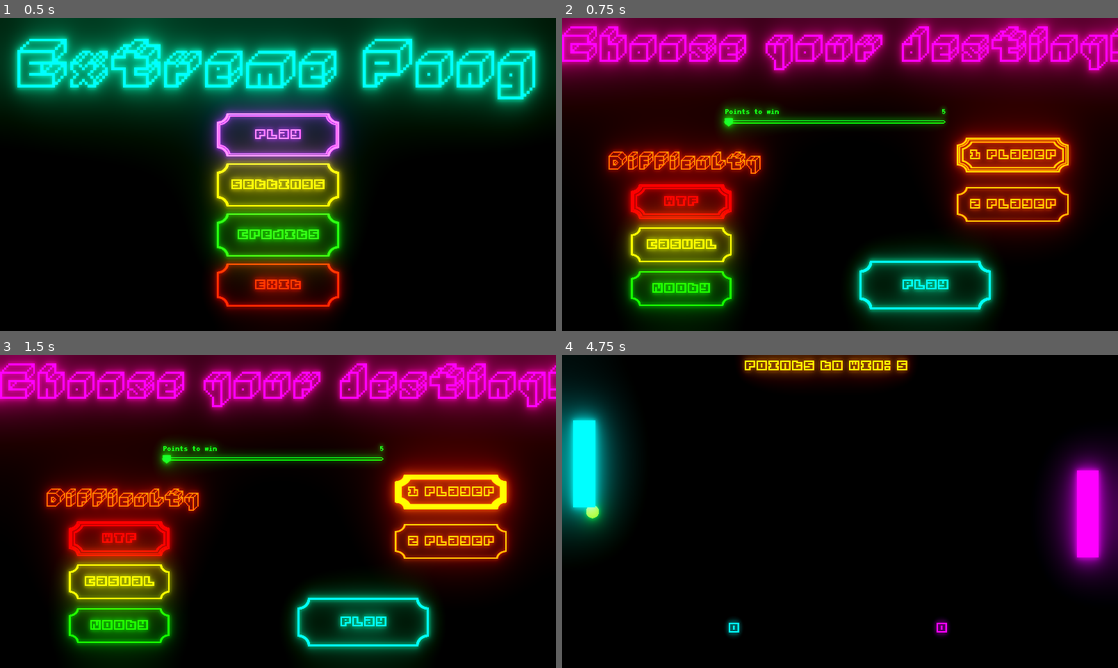
Above: before the commit, frames 1-4 (two rows, left to right).
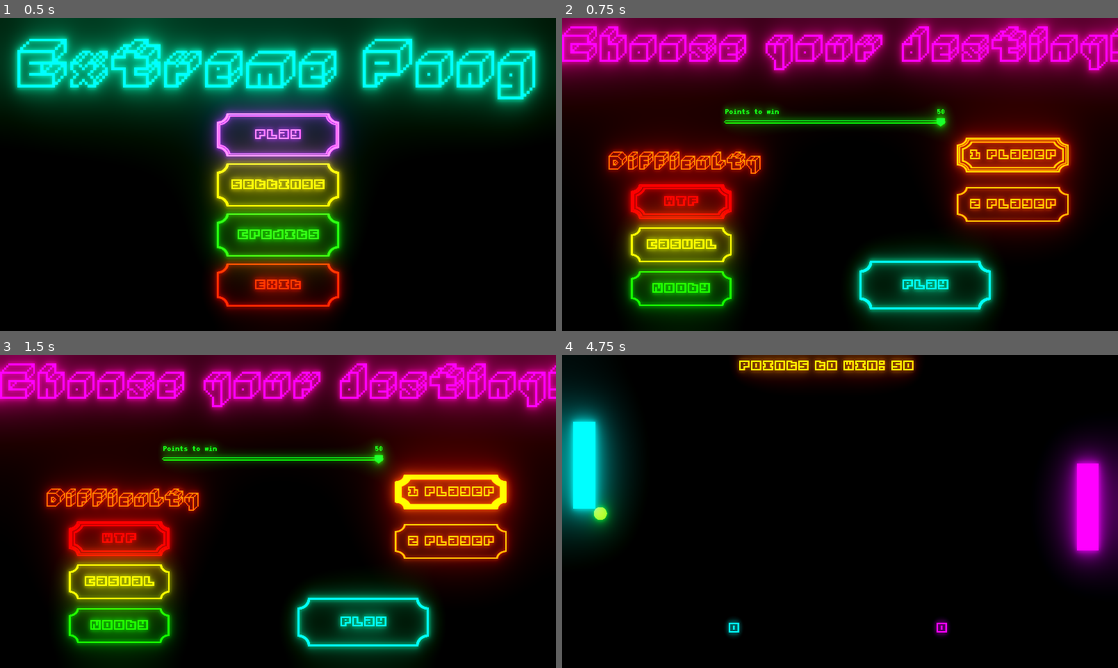
Above: after the commit, the same moments.

Repository: swip3798/ExtremePong
Game: Godot game, scene res://Objects/Main Menu.tscn
Two runs of this game, one before a commit and one after it. Both use one fixed random seed, a clock stepped at 60 frames per second and the inputs below.
Inputs (mouse positions are in pixels of both pictures, inside the frame that each line leads up to):
- Up to frame 1 (0.5 s): no input
- Up to frame 2 (0.75 s): click "Play" at 0.5 s
- Up to frame 3 (1.5 s): click "1 Player" at 1.25 s
- Up to frame 4 (4.75 s): click "1 Player" at 2 s; click "Play" at 2.75 s; move the mouse to (962, 495) at 3.52 s; hold W (ui_up) 3.53-4.28 s; click (962, 495) at 3.67 s; move the mouse to (728, 527) at 4.27 s; hold S (ui_down) from 4.28 s (still down)

Frame 1 is identical in both runs. In frame 2, 0.5% of the frame differs, in the area x 28-70%, y 27-37%; in frame 3, 0.5%; in frame 4, 1.8%, in the area x 2-98%, y 0-69%.

Commit message:
Uncouple physics calculation from framerate

Diff:
--- a/Objects/Ball.gd
+++ b/Objects/Ball.gd
@@ -17,9 +17,10 @@
 	coll = get_node("Area2D/CollisionShape2D")
 	size =  get_node("Sprite").get_texture().get_size() * get_scale()
 
-func _process(delta):
+func _physics_process(delta):
 	move(delta)
 	#print(speedFactor)
+
 
 
 func move(delta):
--- a/Objects/KeyboardController1.gd
+++ b/Objects/KeyboardController1.gd
@@ -9,7 +9,7 @@
 	Player = player
 	set_process(true)
 
-func _process(delta):
+func _physics_process(delta):
 	if Input.is_action_pressed("ui_up"):
 		Player.move_up(delta)
 	elif Input.is_action_pressed("ui_down"):
--- a/Objects/KeyboardController2.gd
+++ b/Objects/KeyboardController2.gd
@@ -9,7 +9,7 @@
 	Player = player
 	set_process(true)
 
-func _process(delta):
+func _physics_process(delta):
 	if Input.is_action_pressed("ui_up_sec"):
 		Player.move_up(delta)
 	elif Input.is_action_pressed("ui_down_sec"):
--- a/Objects/Selection Screen.tscn
+++ b/Objects/Selection Screen.tscn
@@ -9,7 +9,7 @@
 [ext_resource path="res://Objects/RetroButton.tscn" type="PackedScene" id=7]
 [ext_resource path="res://res/Subtitle.tres" type="DynamicFont" id=8]
 
-[node name="Selection Screen" type="Control" index="0"]
+[node name="Selection Screen" type="Control"]
 
 anchor_left = 0.0
 anchor_top = 0.0
--- a/project.godot
+++ b/project.godot
@@ -35,10 +35,10 @@
 powerfactor=7.4
 ai_difficulty=2
 ai_enabled=true
-ptw=5.0
+ptw=50.0
 width=1280
 height=720
-winner="Player 2"
+winner="Player 1"
 glow=true
 fullscreen=false
 vsync=true
@@ -93,7 +93,7 @@
 
 [physics]
 
-common/physics_fps=120
+common/physics_fps=150
 
 [rendering]
 
